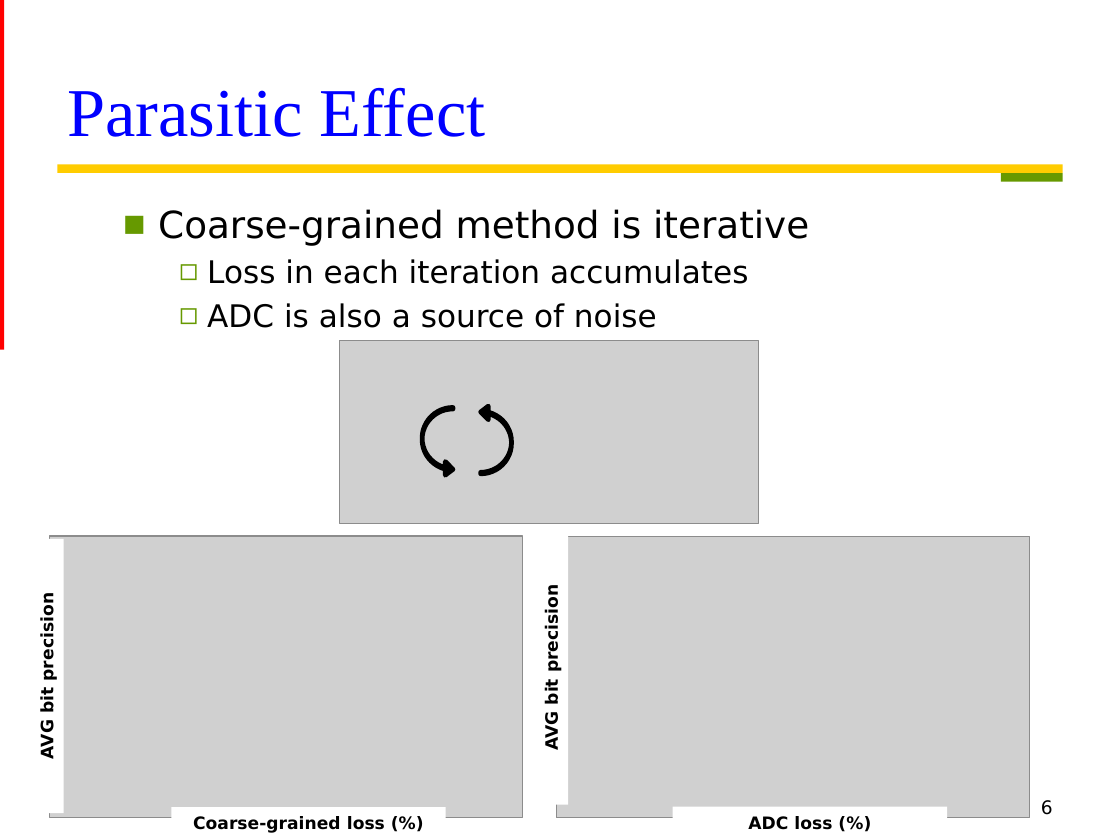
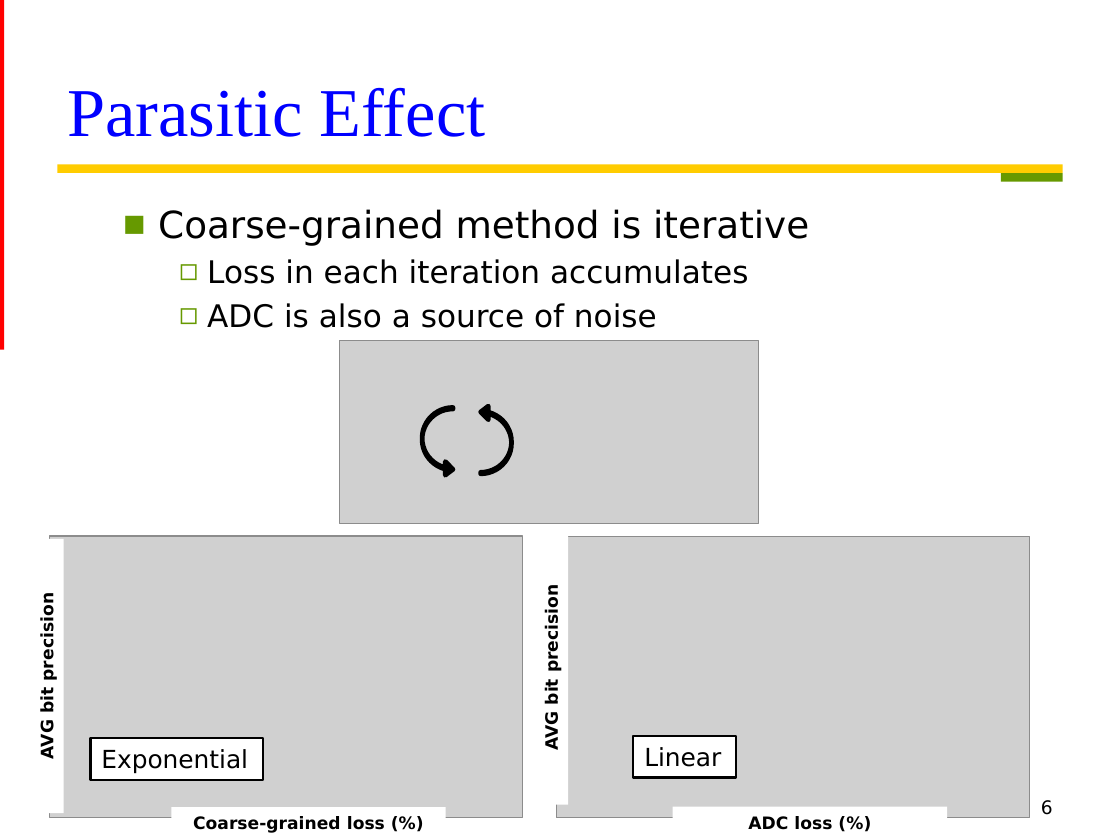
Before and after one commit to Oniontow/TTLiu_Project, a slide deck: slide 6 of dgcq/ppt.pptx. Drawn at 1120x840 pixels with LibreOffice and Linux fonts; fonts in the diff are those of the drawing; grey boxes stand for pictures. Boxes give left, top, right and bottom in pixels: in the first picture for what was removed or moved away, otherwise in the second. Text is boxed around its words. In the diff, an @@ line names an element or a change of style, - is before the commit and + after.

```diff
--- a/dgcq/ppt.pptx
+++ b/dgcq/ppt.pptx
@@ rectangle added at bbox=[91, 738, 263, 780], fill #FFFFFF, outline #000000 1.5 pt, 16 pt, text #000000 @@
+Exponential
@@ rectangle added at bbox=[633, 736, 736, 777], fill #FFFFFF, outline #000000 1.5 pt, 16 pt, text #000000 @@
+Linear
```
Also in this commit, not shown: 7 other slides changed.
